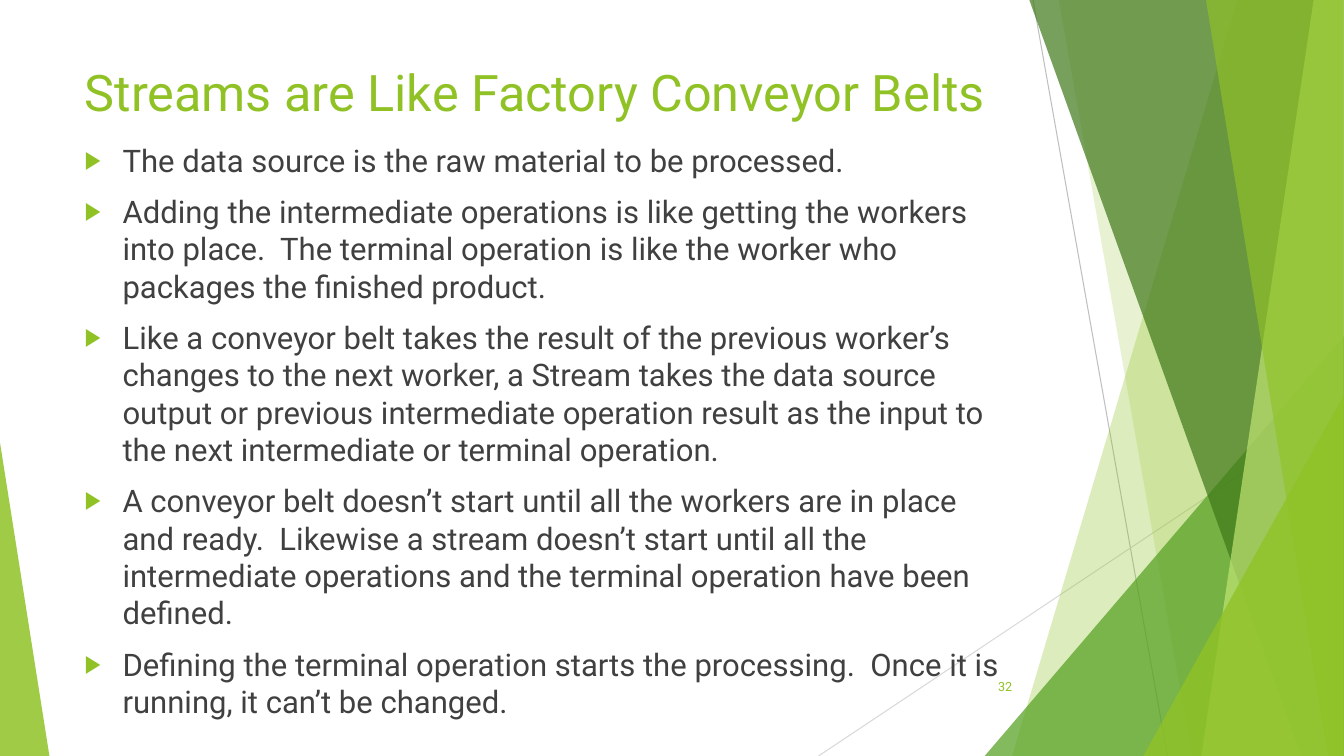
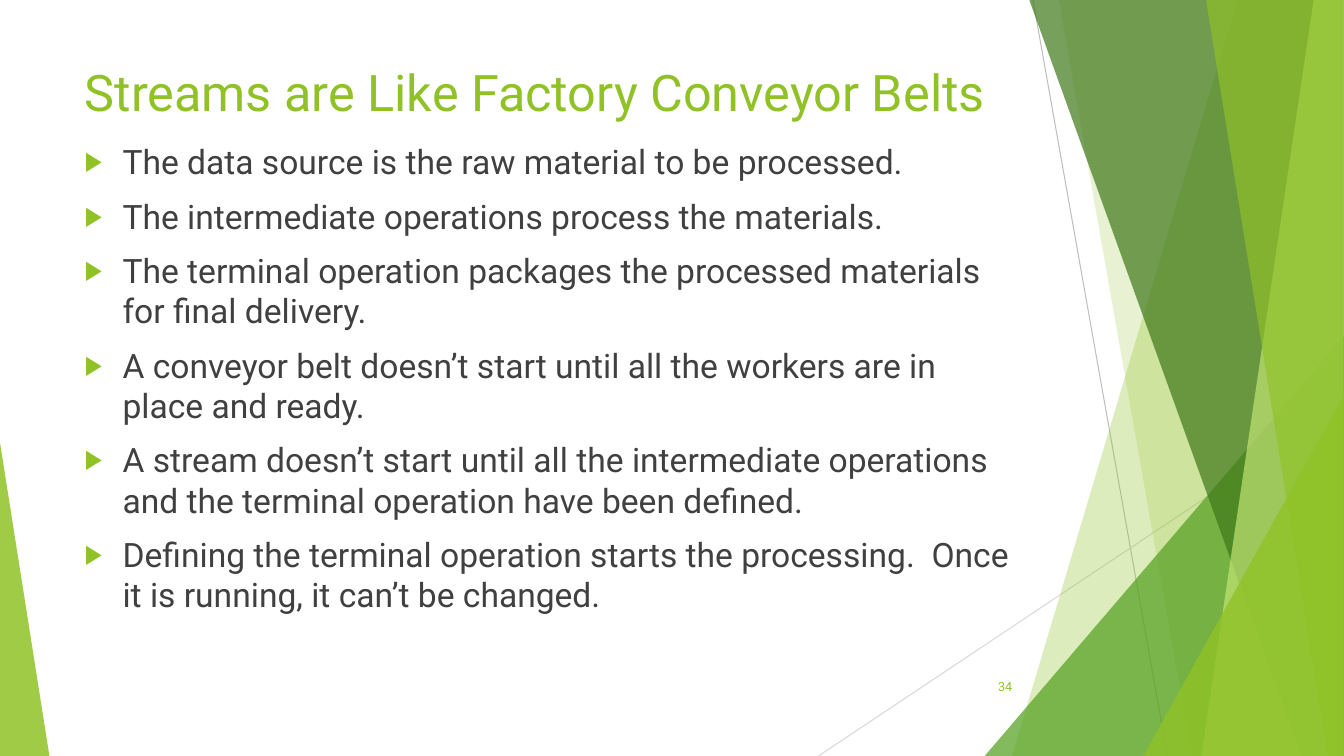
Before and after one commit to RichardRoda/2017-CodePaLOUsa-Lambda, a slide deck: slide 34 of Learning to Love the Lambda in the Stream.pptx (slide 32 before the commit). Drawn at 1344x756 pixels with LibreOffice and Linux fonts; fonts in the diff are those of the drawing. Boxes give left, top, right and bottom in pixels: in the first picture for what was removed or moved away, otherwise in the second. Text is boxed around its words. In the diff, an @@ line names an element or a change of style, - is before the commit and + after.

```diff
--- a/Learning to Love the Lambda in the Stream.pptx
+++ b/Learning to Love the Lambda in the Stream.pptx
@@ text at [123,149,1009,614]: size 22.2 to 24 pt in "The data source is the raw material ...", "Defining the terminal operation starts the processing. ..." @@
@@ text at [123,204,988,520]: text changed; size 22.2 to 24 pt @@
-▶ Adding the intermediate operations is like getting the workers into place. The terminal operation is like the worker who packages the finished product.
-▶ Like a conveyor belt takes the result of the previous worker’s changes to the next worker, a Stream takes the data source output or previous intermediate operation result as the input to the next intermediate or terminal operation.
-▶ A conveyor belt doesn’t start until all the workers are in place and ready. Likewise a stream doesn’t start until all the intermediate operations and the terminal operation have been defined.
+▶ The intermediate operations process the materials.
+▶ The terminal operation packages the processed materials for final delivery.
+▶ A conveyor belt doesn’t start until all the workers are in place and ready.
+▶ A stream doesn’t start until all the intermediate operations and the terminal operation have been defined.
@@ page number at [998,682,1012,691]: text changed @@
-32
+34
```
Also in this commit, not shown: 9 other slides changed, 1 slide added.
